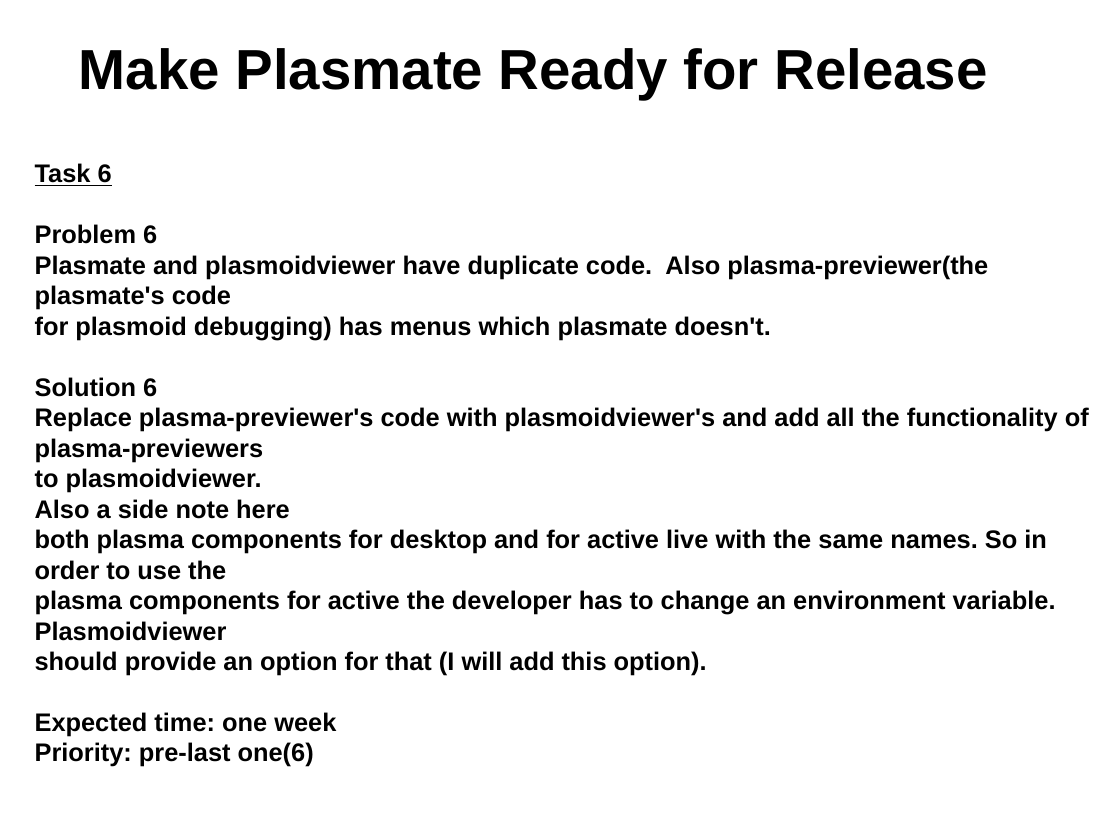
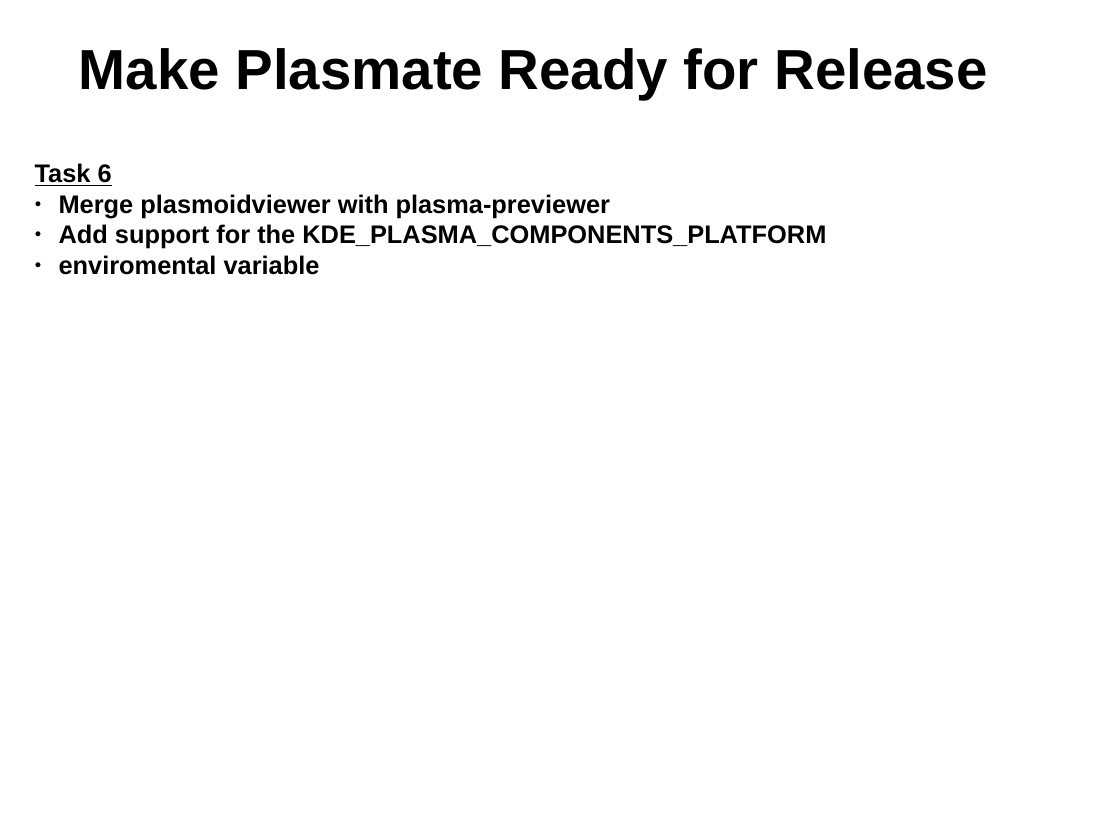
Before and after one commit to gtsiap/presenations, a slide deck: slide 13 of openSUSE gr Summer Camp 2012/plasmate.odp. Drawn at 1120x840 pixels with LibreOffice and Linux fonts; fonts in the diff are those of the drawing; background and template pictures are left out. Boxes give left, top, right and bottom in pixels: in the first picture for what was removed or moved away, otherwise in the second. Text is boxed around its words. In the diff, an @@ line names an element or a change of style, - is before the commit and + after.

Commit message:
Finish the slides regarding the gsoc project "Make Plasmate ready for release"

```diff
--- a/openSUSE gr Summer Camp 2012/plasmate.odp
+++ b/openSUSE gr Summer Camp 2012/plasmate.odp
@@ text at bbox=[59, 194, 826, 275]: text changed @@
-Problem 6
-Plasmate and plasmoidviewer have duplicate code. Also plasma-previewer(the plasmate's code
-for plasmoid debugging) has menus which plasmate doesn't.
-Solution 6
-Replace plasma-previewer's code with plasmoidviewer's and add all the functionality of plasma-previewers
-to plasmoidviewer.
-Also a side note here
-both plasma components for desktop and for active live with the same names. So in order to use the
-plasma components for active the developer has to change an environment variable. Plasmoidviewer
-should provide an option for that (I will add this option).
-Expected time: one week
-Priority: pre-last one(6)
+● Merge plasmoidviewer with plasma-previewer
+● Add support for the KDE_PLASMA_COMPONENTS_PLATFORM
+● enviromental variable
```
Also in this commit, not shown: 7 other slides changed.
